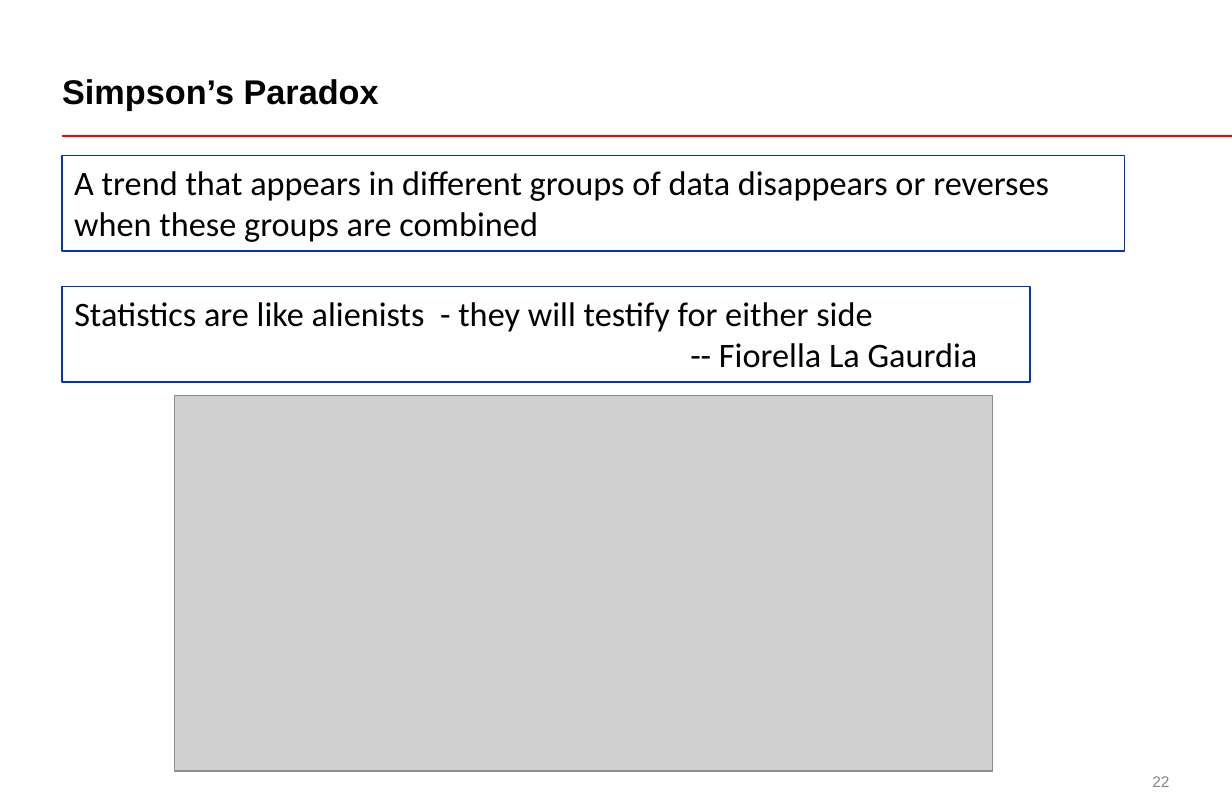
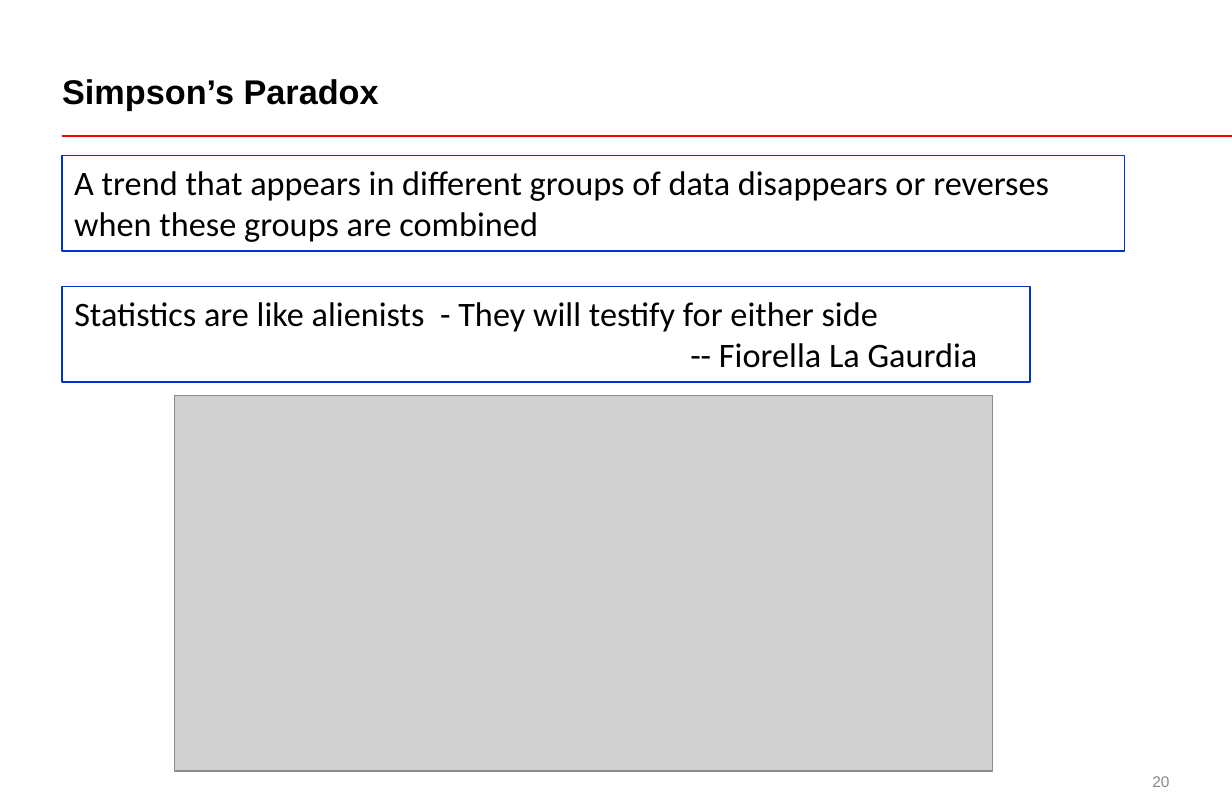
Before and after one commit to ravvas/Pycon2015, a slide deck: slide 20 of Explore Big Data using Simple Python Code and Cloud Environment_V8.pptx (slide 22 before the commit). Drawn at 1232x801 pixels with LibreOffice and Linux fonts; fonts in the diff are those of the drawing; grey boxes stand for pictures. Boxes give left, top, right and bottom in pixels: in the first picture for what was removed or moved away, otherwise in the second. Text is boxed around its words. In the diff, an @@ line names an element or a change of style, - is before the commit and + after.

```diff
--- a/Explore Big Data using Simple Python Code and Cloud Environment_V8.pptx
+++ b/Explore Big Data using Simple Python Code and Cloud Environment_V8.pptx
@@ text in rectangle at bbox=[74, 302, 878, 332]: text changed @@
-Statistics are like alienists - they will testify for either side
+Statistics are like alienists - They will testify for either side
@@ page number at bbox=[1152, 776, 1169, 787]: text changed @@
-22
+20
```
Also in this commit, not shown: 5 other slides changed, 5 slides added, 4 slides removed.
